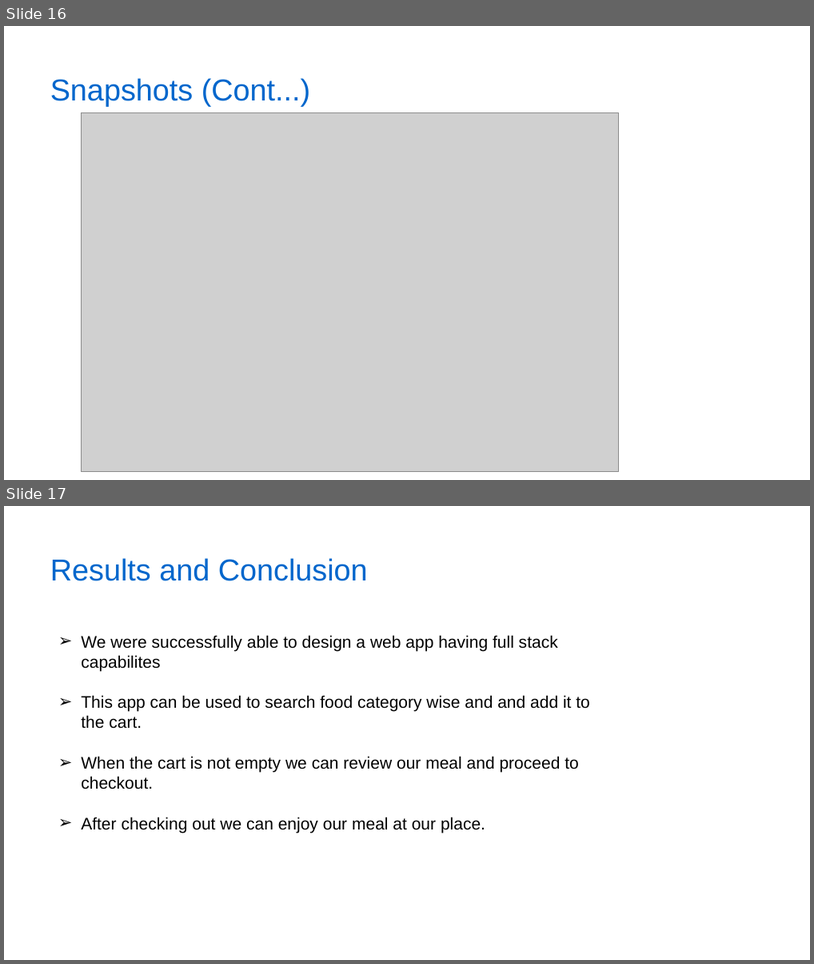
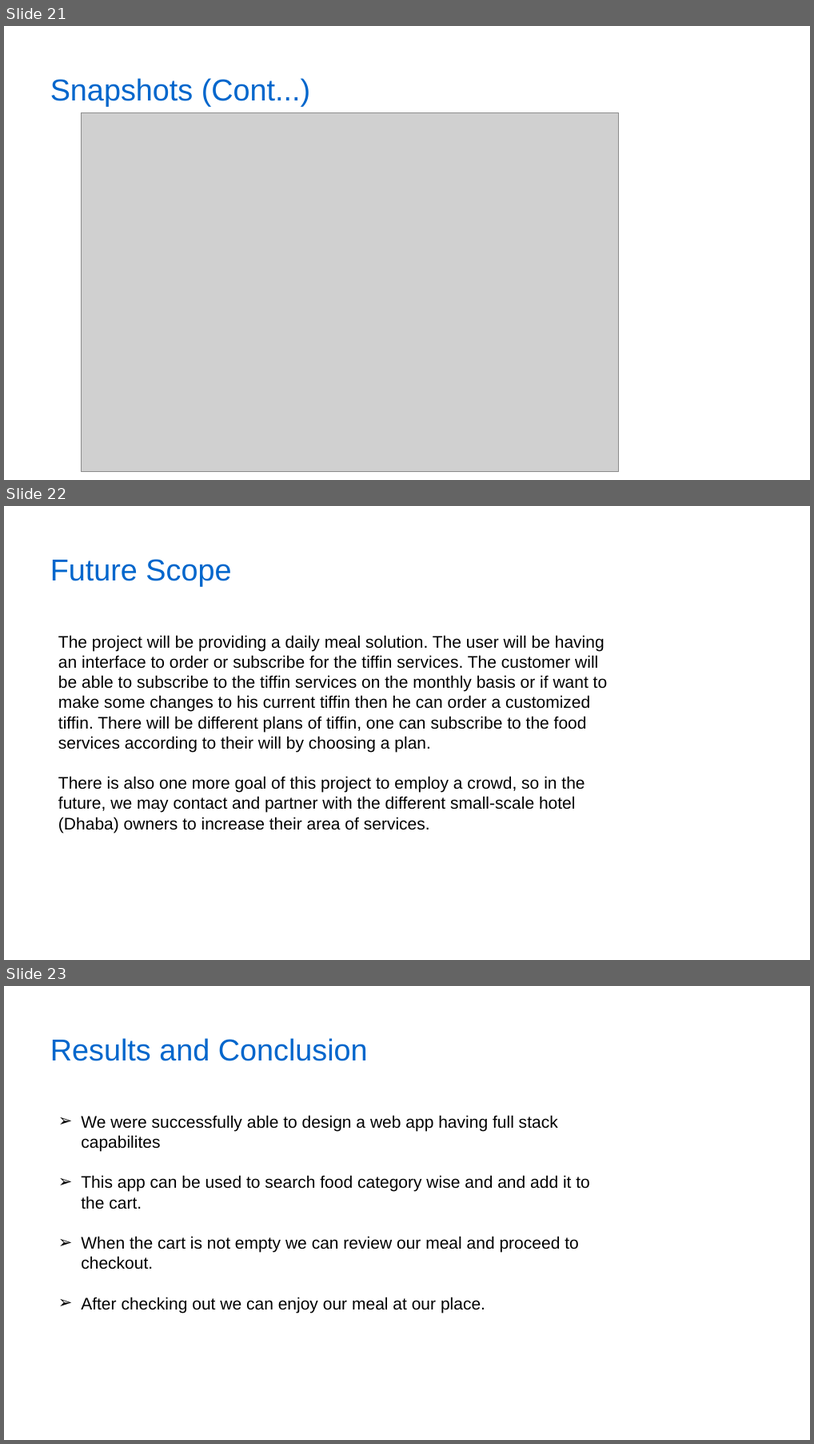
Before and after one commit to Akashdeep-Soni/college-work, a slide deck: College Project/Daily Meal Solutions/Major Project PPT.pptx. Shown one above the other, each under a label of ours: slides 16 and 17 before the commit, slides 21, 22 and 23 after it. The pictures are 814x964 and 814x1444 pixels, drawn with LibreOffice and Linux fonts; fonts in the diff are those of the drawing; grey boxes stand for pictures; background and template pictures are left out. Boxes give left, top, right and bottom in pixels: in the first picture for what was removed or moved away, otherwise in the second. Text is boxed around its words. In the diff, an @@ line names an element or a change of style, - is before the commit and + after.

Commit message:
Major Project

```diff
--- a/College Project/Daily Meal Solutions/Major Project PPT.pptx
+++ b/College Project/Daily Meal Solutions/Major Project PPT.pptx
@@ slide 22 added at bbox=[4, 506, 810, 960], background picture (left out) @@
@@ text added at bbox=[50, 559, 231, 586], 36 pt, text #0066CC @@
+Future Scope
@@ text added at bbox=[58, 635, 608, 832], 20 pt, text #000000 @@
+The project will be providing a daily meal solution. The user will be having an interface to order or subscribe for the tiffin services. The customer will be able to subscribe to the tiffin services on the monthly basis or if want to make some changes to his current tiffin then he can order a customized tiffin. There will be different plans of tiffin, one can subscribe to the food services according to their will by choosing a plan.
+There is also one more goal of this project to employ a crowd, so in the future, we may contact and partner with the different small-scale hotel (Dhaba) owners to increase their area of services.
@@ what was slide 16 is now slide 21 @@
@@ what was slide 17 is now slide 23 @@
```
Also in this commit, not shown: 2 slides changed, 5 other slides added, 1 other file.
